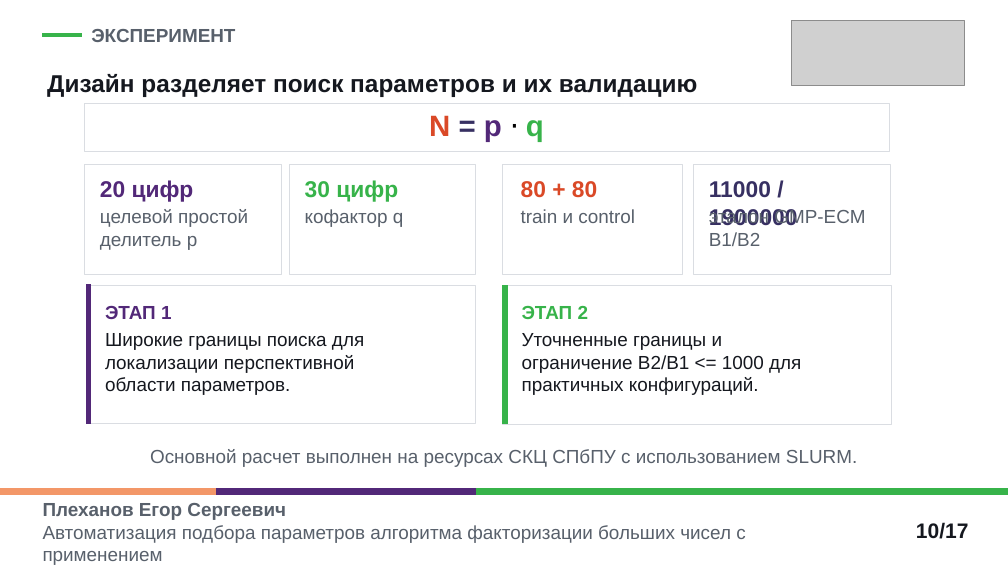
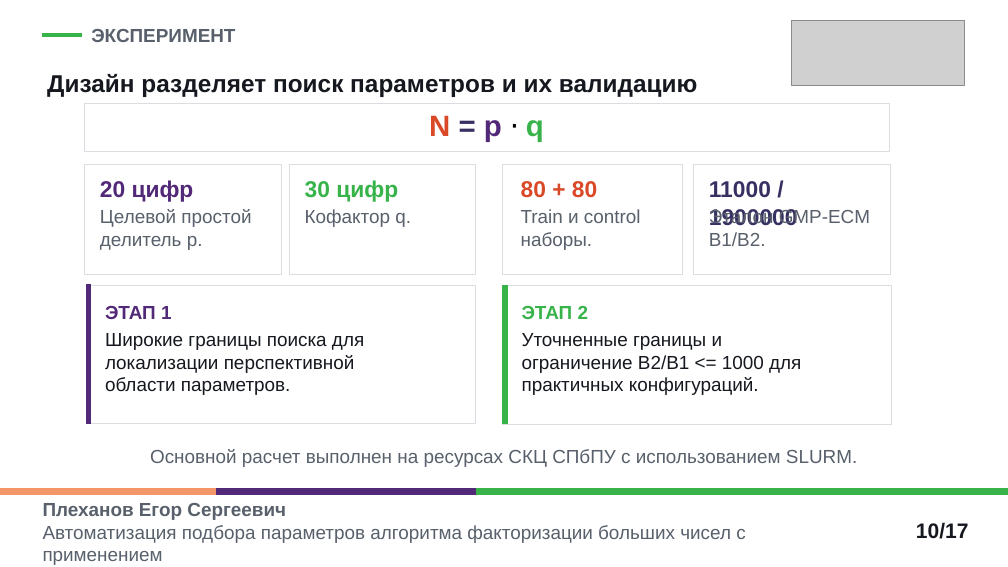
Before and after one commit to EgorPlehanov/ecm-evolutionary-optimization, a slide deck: slide 10 of REPORTS/06_thesis_defense_presentation/Plekhanov_thesis_defense_ECM_parameter_optimization_polytech.pptx. Drawn at 1008x567 pixels with LibreOffice and Linux fonts; fonts in the diff are those of the drawing; grey boxes stand for pictures. Boxes give left, top, right and bottom in pixels: in the first picture for what was removed or moved away, otherwise in the second. Text is boxed around its words. In the diff, an @@ line names an element or a change of style, - is before the commit and + after.

```diff
--- a/REPORTS/06_thesis_defense_presentation/Plekhanov_thesis_defense_ECM_parameter_optimization_polytech.pptx
+++ b/REPORTS/06_thesis_defense_presentation/Plekhanov_thesis_defense_ECM_parameter_optimization_polytech.pptx
@@ text at box(100, 209, 251, 250): text changed @@
-целевой простой делитель p
+Целевой простой делитель p.
@@ text at box(305, 209, 411, 227): text changed @@
-кофактор q
+Кофактор q.
@@ text at box(521, 209, 641, 250): text changed @@
-train и control
+Train и control
+наборы.
@@ text at box(709, 209, 870, 246): text changed @@
-эталон GMP-ECM B1/B2
+Эталон GMP-ECM B1/B2.
```
Also in this commit, not shown: 7 other slides changed, 1 other file.
